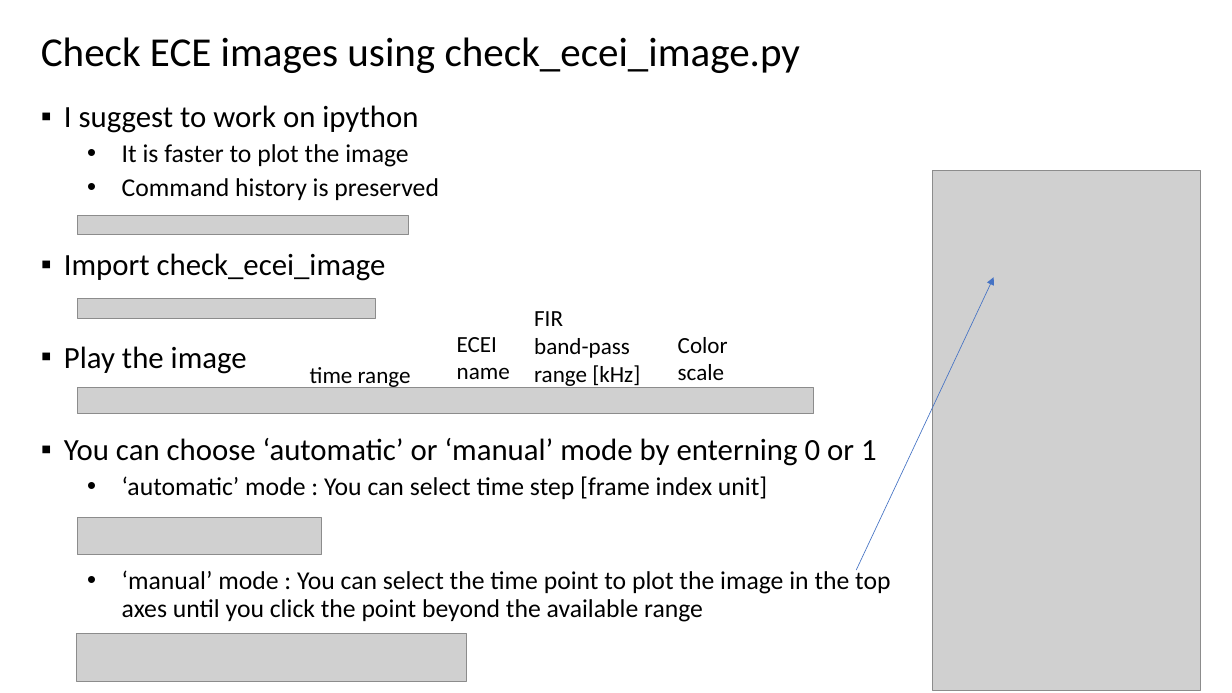
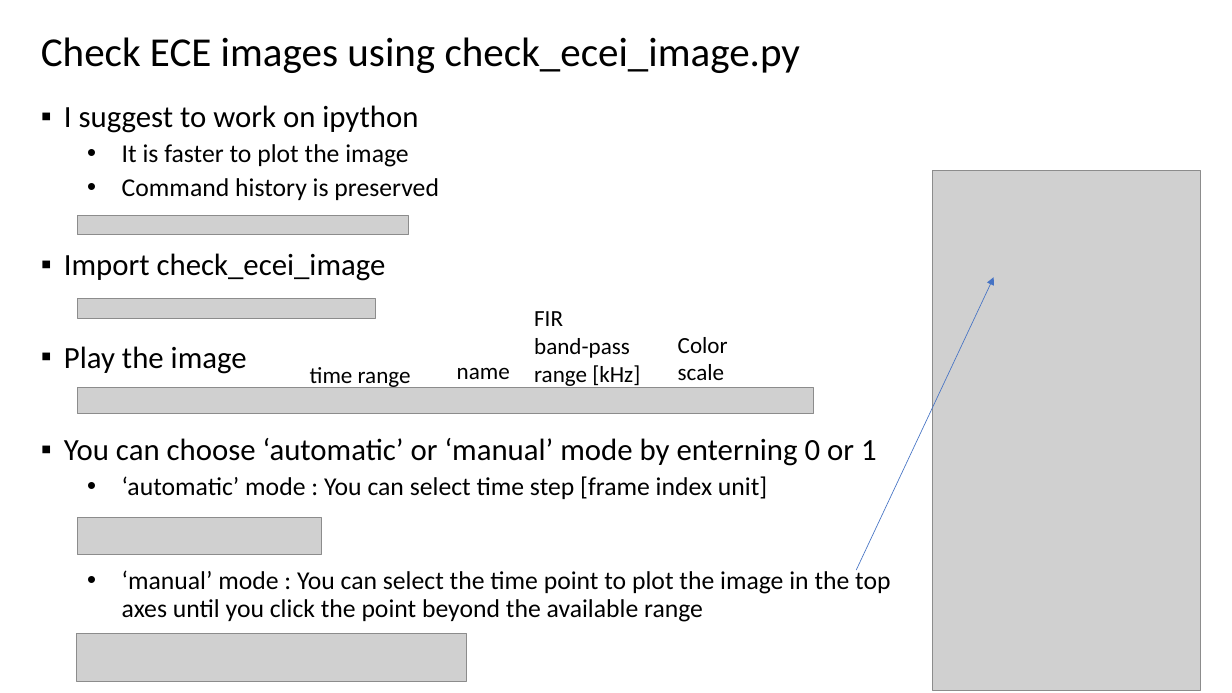
Before and after one commit to minjunJchoi/fluctana, a slide deck: slide 5 of docs/minjun_fluctana_quick_guide_ecei_image.pptx (slide 4 before the commit). Drawn at 1232x693 pixels with LibreOffice and Linux fonts; fonts in the diff are those of the drawing; grey boxes stand for pictures. Boxes give left, top, right and bottom in pixels: in the first picture for what was removed or moved away, otherwise in the second. Text is boxed around its words. In the diff, an @@ line names an element or a change of style, - is before the commit and + after.

```diff
--- a/docs/minjun_fluctana_quick_guide_ecei_image.pptx
+++ b/docs/minjun_fluctana_quick_guide_ecei_image.pptx
@@ text at [457,367,510,379]: text changed @@
-ECEI
-name
+name
```
Also in this commit, not shown: 2 other slides changed, 1 slide added.
